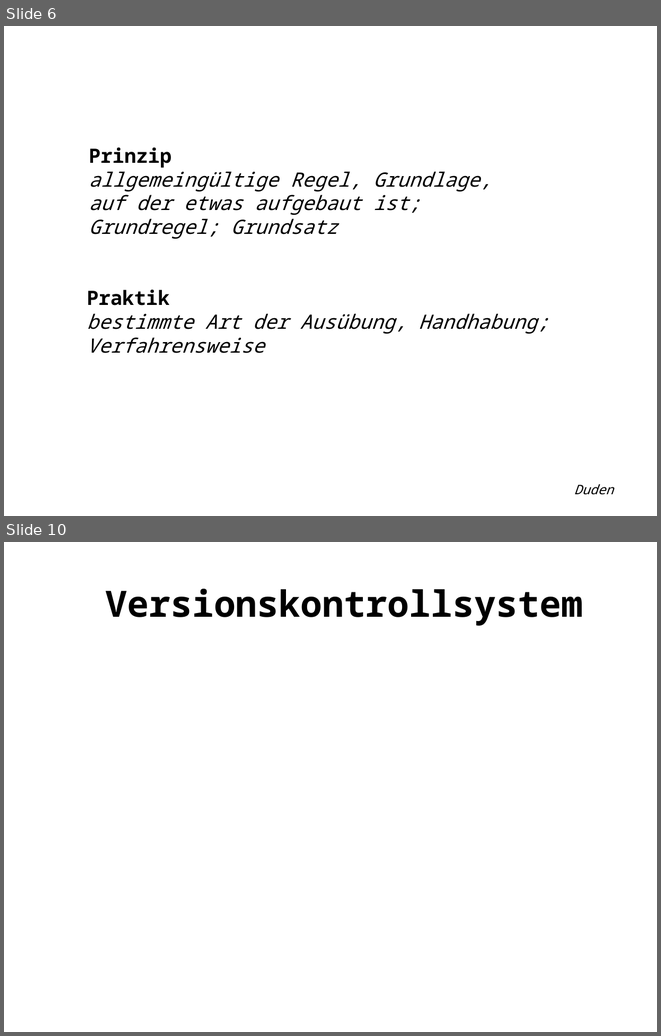
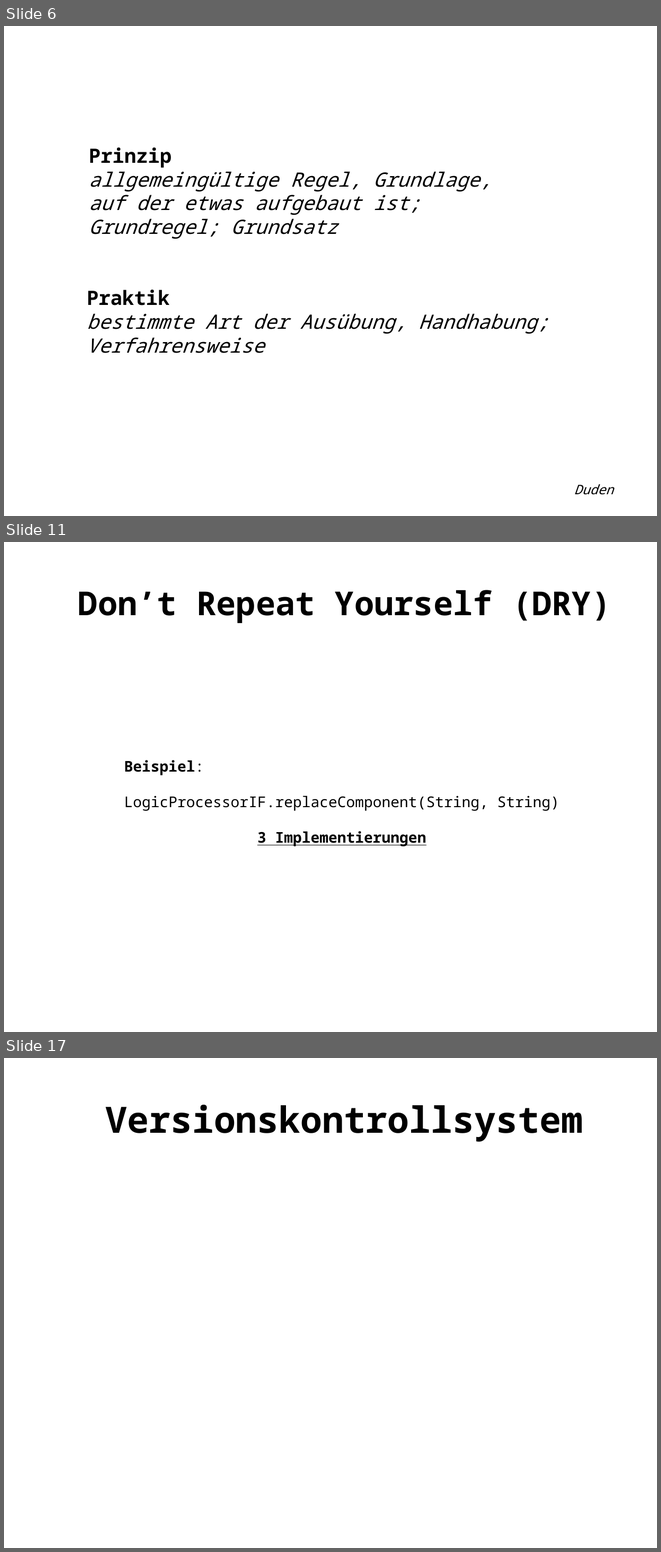
Before and after one commit to Weltraumschaf/Slides, a slide deck: CleanCodeDeveloper/RoterDan1/CCD_Roter_Dan_1.odp. Shown one above the other, each under a label of ours: slides 6 and 10 before the commit, slides 6, 11 and 17 after it; the slides between them are not shown. The pictures are 661x1036 and 661x1552 pixels, drawn with LibreOffice and Linux fonts; fonts in the diff are those of the drawing. Boxes give left, top, right and bottom in pixels: in the first picture for what was removed or moved away, otherwise in the second. Text is boxed around its words. In the diff, an @@ line names an element or a change of style, - is before the commit and + after.

```diff
--- a/CleanCodeDeveloper/RoterDan1/CCD_Roter_Dan_1.odp
+++ b/CleanCodeDeveloper/RoterDan1/CCD_Roter_Dan_1.odp
@@ slide 11 added at bbox=[4, 542, 657, 1032], background #FFFFFF @@
@@ title added at bbox=[78, 590, 611, 623], 40 pt, text #000000, bold @@
+  Don’t Repeat Yourself (DRY)
@@ text added at bbox=[124, 760, 559, 846], 18 pt, text #000000 @@
+Beispiel:
+LogicProcessorIF.replaceComponent(String, String)
+3 Implementierungen
@@ what was slide 10 is now slide 17 @@
```
Also in this commit, not shown: 2 slides changed, 7 other slides added, 1 slide removed, 1 other file.
